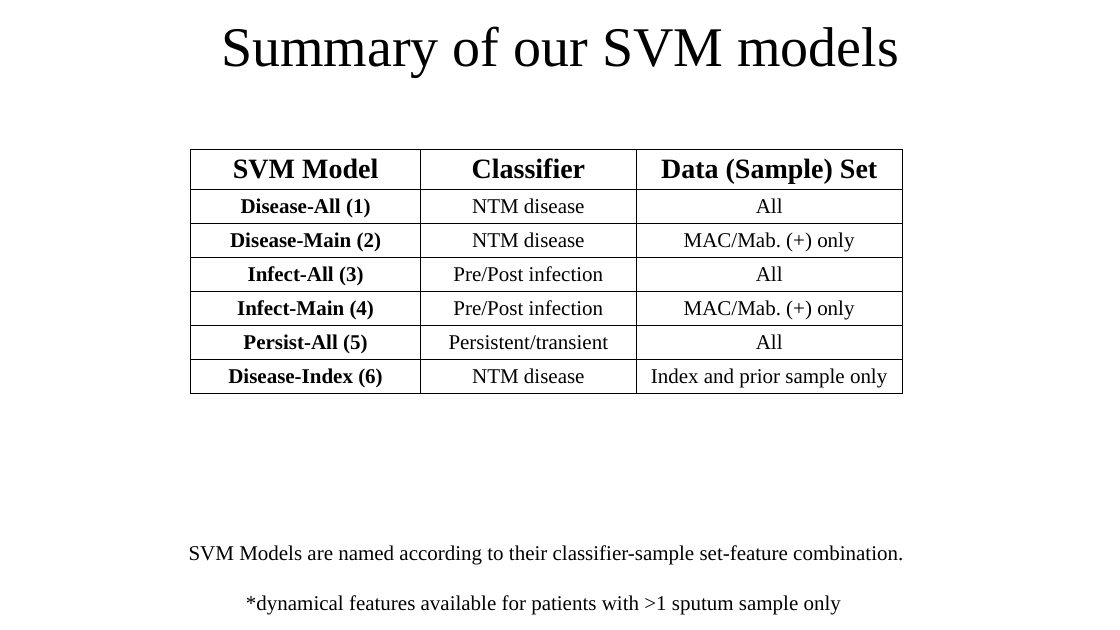
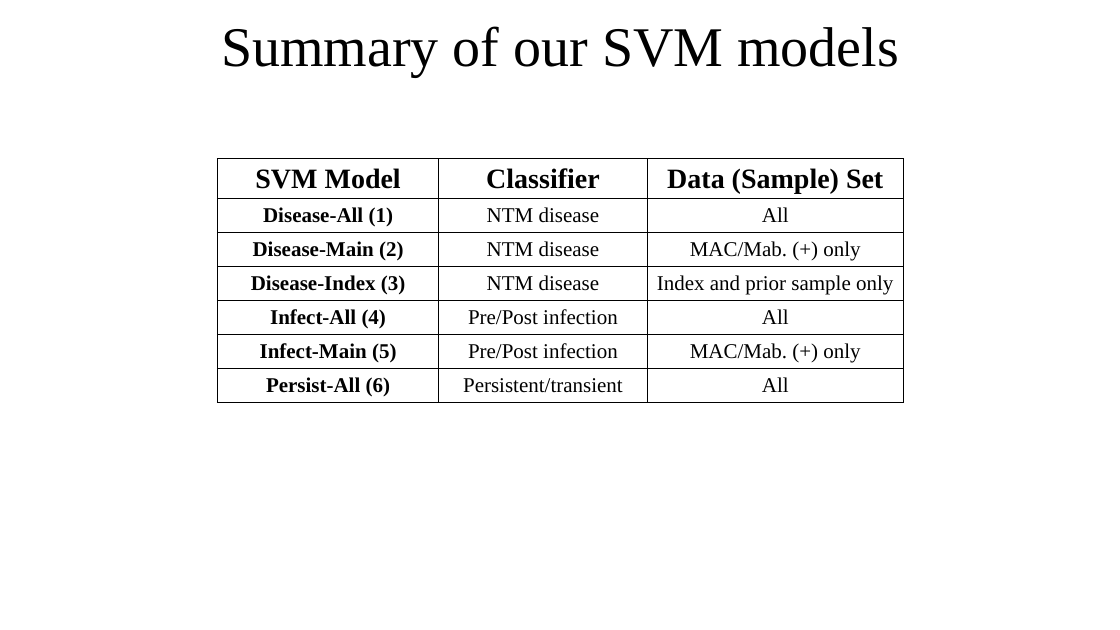
Before and after one commit to um-cf-microbiome/ml4cf, a slide deck: slide 4 of figures/src_files/NTM_Update_3_5_18.pptx. Drawn at 1120x630 pixels with LibreOffice and Linux fonts; fonts in the diff are those of the drawing. Boxes give left, top, right and bottom in pixels: in the first picture for what was removed or moved away, otherwise in the second. Text is boxed around its words. In the diff, an @@ line names an element or a change of style, - is before the commit and + after.

Commit message:
Update

```diff
--- a/figures/src_files/NTM_Update_3_5_18.pptx
+++ b/figures/src_files/NTM_Update_3_5_18.pptx
@@ table at [218, 159, 904, 405] @@
-row 4: Infect-All (3) | Pre/Post infection | All
+row 4: Disease-Index (3) | NTM disease | Index and prior sample only
-row 5, column 1: Infect-Main (4)
+row 5, column 1: Infect-All (4)
-row 5, column 3: MAC/Mab. (+) only
+row 5, column 3: All
-row 6: Persist-All (5) | Persistent/transient | All
+row 6: Infect-Main (5) | Pre/Post infection | MAC/Mab. (+) only
-row 7: Disease-Index (6) | NTM disease | Index and prior sample only
+row 7: Persist-All (6) | Persistent/transient | All
@@ table: place and size @@
-table at [191, 150, 902, 396]
+table at [218, 159, 904, 405]
@@ text removed at [189, 545, 903, 615] @@
-SVM Models are named according to their classifier-sample set-feature combination.
-*dynamical features available for patients with >1 sputum sample only
```
